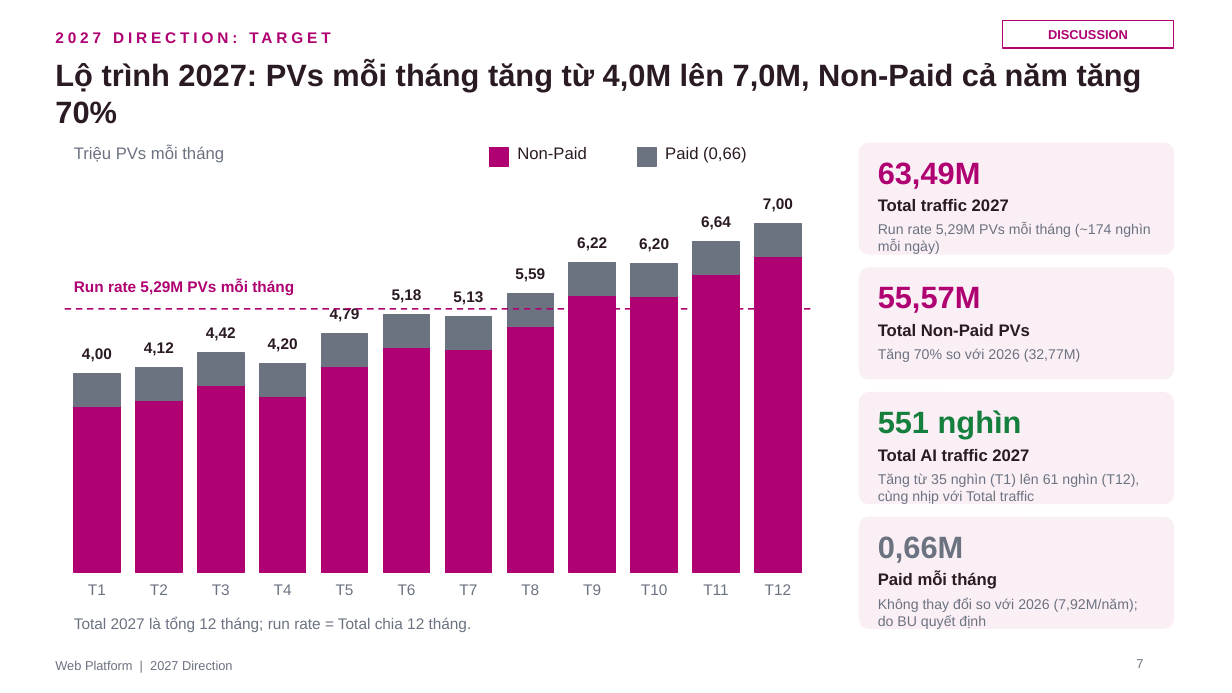
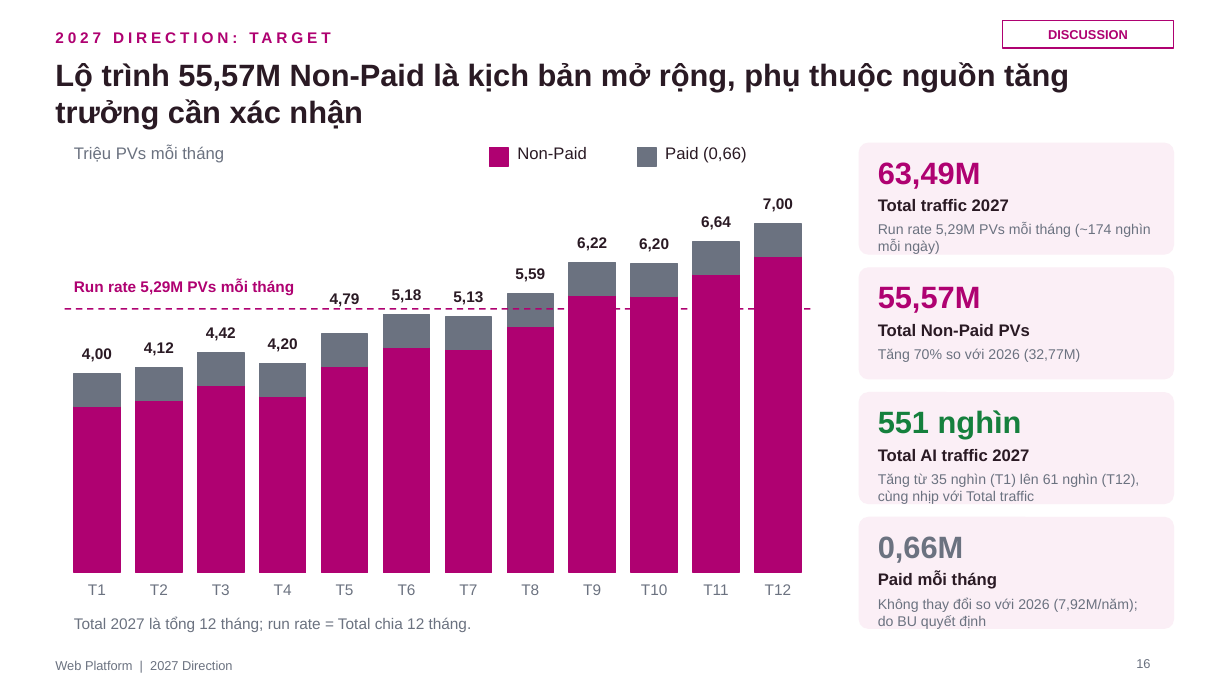
Before and after one commit to stormhoang/hienho-knowledgebase, a slide deck: slide 16 of 07_REPORTS/docs/strategy/2027 Direction - Web Platform (Framework).pptx (slide 7 before the commit). Drawn at 1232x693 pixels with LibreOffice and Linux fonts; fonts in the diff are those of the drawing. Boxes give left, top, right and bottom in pixels: in the first picture for what was removed or moved away, otherwise in the second. Text is boxed around its words. In the diff, an @@ line names an element or a change of style, - is before the commit and + after.

```diff
--- a/07_REPORTS/docs/strategy/2027 Direction - Web Platform (Framework).pptx
+++ b/07_REPORTS/docs/strategy/2027 Direction - Web Platform (Framework).pptx
@@ text at (55,62,1069,128): text changed @@
-Lộ trình 2027: PVs mỗi tháng tăng từ 4,0M lên 7,0M, Non-Paid cả năm tăng 70%
+Lộ trình 55,57M Non-Paid là kịch bản mở rộng, phụ thuộc nguồn tăng trưởng cần xác nhận
@@ text "4,79": place and size @@
-text "4,79" at (330,308,360,322)
+text "4,79" at (330,293,360,307)
@@ page number at (1136,659,1150,668): text changed @@
-7
+16
```
Also in this commit, not shown: 13 other slides changed, 5 slides added, 14 slides removed.
